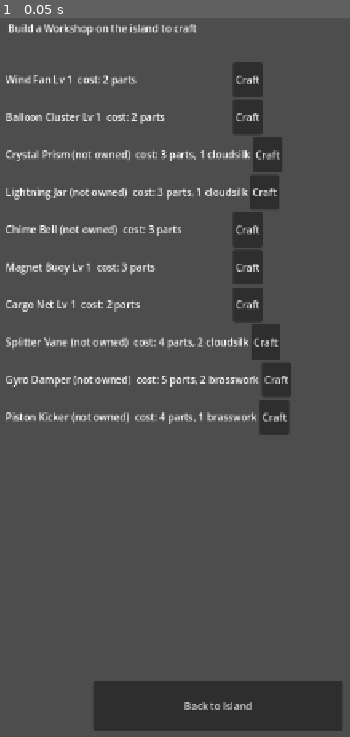
Above: before the commit, frame 1.
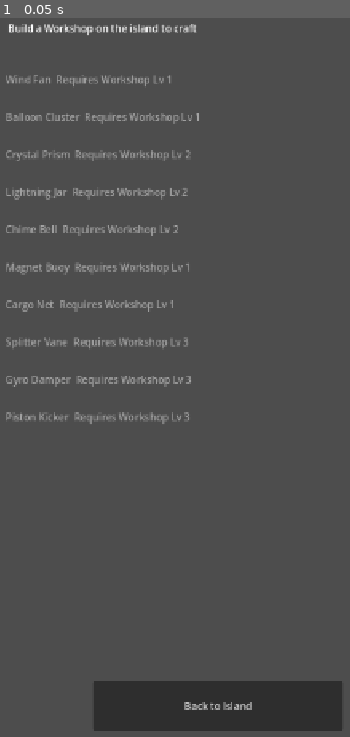
Above: after the commit, the same moment.

Repository: Graydyn/windfall-isle
Game: Godot game, scene res://game/base/workshop_screen.tscn
Two runs of this game, one before a commit and one after it. Both use one fixed random seed, a clock stepped at 60 frames per second and the inputs below. This scene is started directly instead of the project's main scene.
Inputs:
- Up to frame 1 (0.05 s): no input

The runs differ from the first frame. In frame 1, 7.4% of the frame differs, in the area x 1-84%, y 6-58%.

Commit message:
feat: workshop rows dim and gate rarity-locked recipes
Co-Authored-By: Claude Sonnet 5 <noreply@anthropic.com>

Diff:
--- a/game/base/workshop_screen.gd
+++ b/game/base/workshop_screen.gd
@@ -24,8 +24,10 @@
 		var timer_id := "craft_" + String(gizmo_id)
 		if TimerService.active_timers().has(timer_id):
 			parts.append("d" if TimerService.is_done(timer_id, now) else "r")
+		elif CraftModel.rarity_unlocked(GameState.data["island"], DataDefs.gizmos, String(gizmo_id)):
+			parts.append("i")
 		else:
-			parts.append("i")
+			parts.append("l")
 	return ",".join(parts)
 
 
@@ -54,16 +56,23 @@
 func _gizmo_label_text(gizmo_id: String, now: int) -> String:
 	var owned: Dictionary = GameState.data["gizmos"]["owned"]
 	var def: Dictionary = (DataDefs.gizmos["defs"] as Dictionary).get(gizmo_id, {})
+	var timer_id := "craft_" + gizmo_id
+	var rarity := String(def.get("rarity", ""))
+	# A locked idle row shows only the unlock requirement; an in-flight craft
+	# on a locked gizmo is grandfathered and renders like any other timer.
+	if not TimerService.active_timers().has(timer_id) \
+			and not CraftModel.rarity_unlocked(GameState.data["island"], DataDefs.gizmos, gizmo_id):
+		var unlock_level := int((DataDefs.gizmos.get("rarity_unlocks", {}) as Dictionary).get(rarity, 0))
+		return "%s  Requires Workshop Lv %d" % [String(def.get("name", gizmo_id)), unlock_level]
 	var text: String
 	if owned.has(gizmo_id):
 		text = "%s Lv %d" % [String(def.get("name", gizmo_id)), int(owned[gizmo_id])]
 	else:
 		text = "%s (not owned)" % String(def.get("name", gizmo_id))
-	var timer_id := "craft_" + gizmo_id
 	if TimerService.active_timers().has(timer_id) and not TimerService.is_done(timer_id, now):
 		text += "  (%ds)" % TimerService.remaining(timer_id, now)
 	elif not TimerService.active_timers().has(timer_id):
-		text += "  cost: %s" % _cost_text(def.get("craft_cost", {}))
+		text += "  cost: %s [%s]" % [_cost_text(def.get("craft_cost", {})), rarity.capitalize()]
 	return text
 
 
@@ -76,6 +85,7 @@
 
 func _rebuild() -> void:
 	for child in rows.get_children():
+		rows.remove_child(child)
 		child.queue_free()
 	_gizmo_labels.clear()
 	var now := TimeUtil.now()
@@ -101,11 +111,13 @@
 				skip.text = "Skip (ad)"
 				skip.pressed.connect(_on_skip_pressed.bind(timer_id))
 				row.add_child(skip)
-		else:
+		elif CraftModel.rarity_unlocked(GameState.data["island"], DataDefs.gizmos, String(gizmo_id)):
 			var craft := Button.new()
 			craft.text = "Craft"
 			craft.pressed.connect(_on_craft_pressed.bind(String(gizmo_id)))
 			row.add_child(craft)
+		else:
+			label.modulate.a = 0.5
 		rows.add_child(row)
 
 
--- a/tests/test_workshop_screen.gd
+++ b/tests/test_workshop_screen.gd
@@ -93,3 +93,43 @@
 func test_idle_rows_show_the_parts_cost() -> void:
 	var text: String = screen._gizmo_label_text("wind_fan", TimeUtil.now())
 	assert_string_contains(text, "2 parts", "the label shows the price the tap will pay")
+
+func test_locked_rarity_row_shows_requirement_and_no_button() -> void:
+	var text: String = screen._gizmo_label_text("crystal_prism", TimeUtil.now())
+	assert_string_contains(text, "Requires Workshop Lv 2")
+	var index: int = (DataDefs.gizmos["defs"] as Dictionary).keys().find("crystal_prism")
+	var row: HBoxContainer = screen.get_node("Rows").get_child(index) as HBoxContainer
+	assert_eq(row.get_child_count(), 1, "label only: no Craft button on a rarity-locked row")
+	assert_almost_eq((row.get_child(0) as Label).modulate.a, 0.5, 0.001, "locked rows render dimmed")
+
+func test_unlocked_idle_row_shows_its_rarity() -> void:
+	assert_string_contains(screen._gizmo_label_text("wind_fan", TimeUtil.now()), "[Common]")
+
+func test_locked_craft_press_is_refused() -> void:
+	GameState.data["currencies"]["cloudsilk"] = 50
+	screen._on_craft_pressed("crystal_prism")
+	assert_false(TimerService.active_timers().has("craft_crystal_prism"),
+		"the model gate holds even if a Craft press sneaks through")
+
+func test_workshop_upgrade_is_structural_for_the_signature() -> void:
+	screen._refresh_tick()
+	var locked_signature: String = screen._last_signature
+	GameState.data["island"]["plots"]["plot_0"]["level"] = 2
+	screen._refresh_tick()
+	assert_ne(screen._last_signature, locked_signature,
+		"unlocking a rarity must rebuild rows, not just relabel them")
+
+func test_inflight_craft_on_a_now_locked_gizmo_still_collects() -> void:
+	GameState.data["island"]["plots"]["plot_0"]["level"] = 2
+	GameState.data["currencies"]["cloudsilk"] = 50
+	screen._rebuild()
+	screen._on_craft_pressed("crystal_prism")
+	GameState.data["island"]["plots"]["plot_0"]["level"] = 1
+	TimerService._state.data["timers"]["craft_crystal_prism"]["ends_at"] = 0
+	screen._rebuild()
+	var index: int = (DataDefs.gizmos["defs"] as Dictionary).keys().find("crystal_prism")
+	var row: HBoxContainer = screen.get_node("Rows").get_child(index) as HBoxContainer
+	assert_eq(row.get_child_count(), 2, "a grandfathered in-flight craft keeps its Collect! button")
+	screen._on_collect_pressed("crystal_prism")
+	assert_eq(int(GameState.data["gizmos"]["owned"]["crystal_prism"]), 1,
+		"the craft the player already paid for completes")
